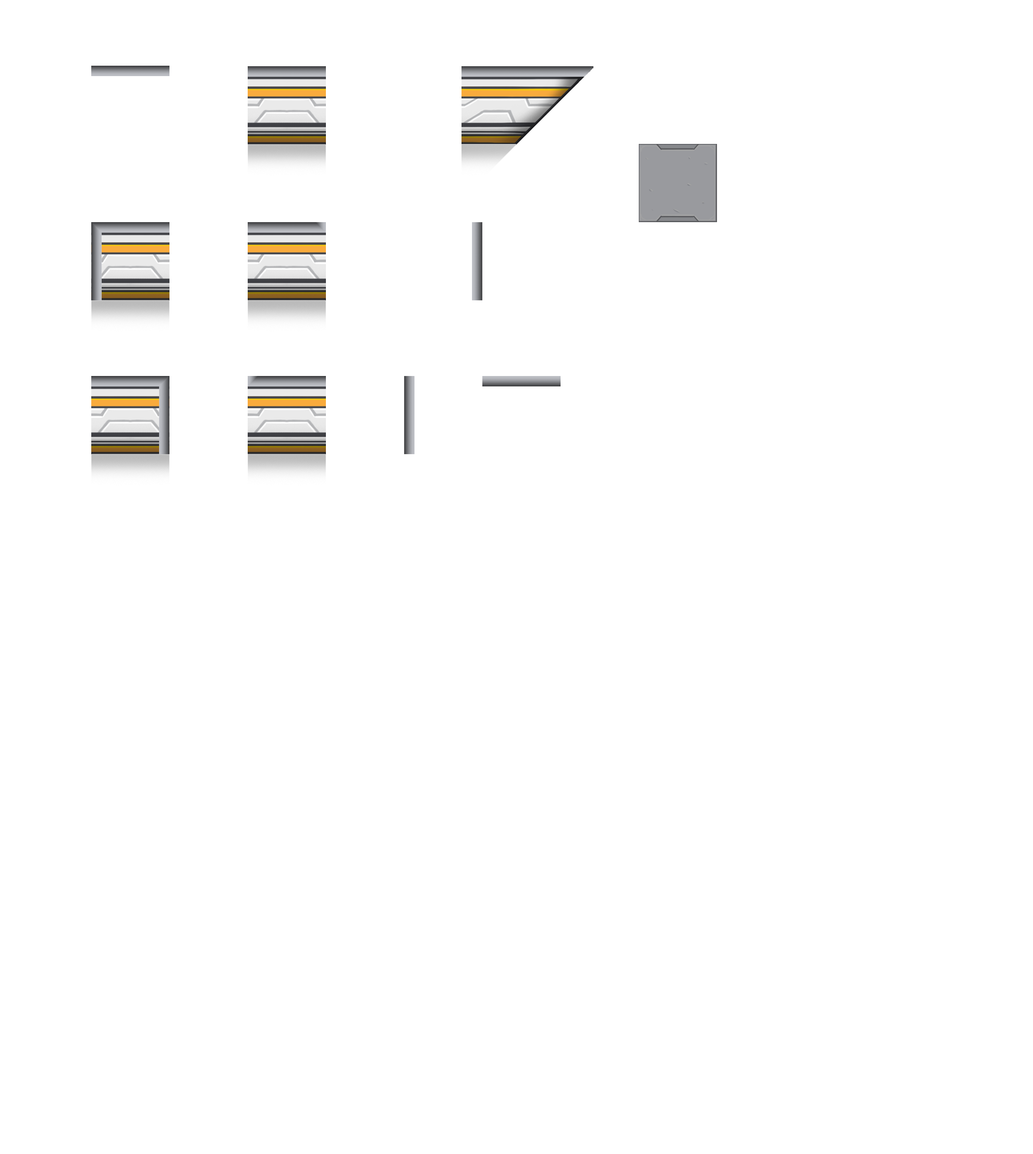
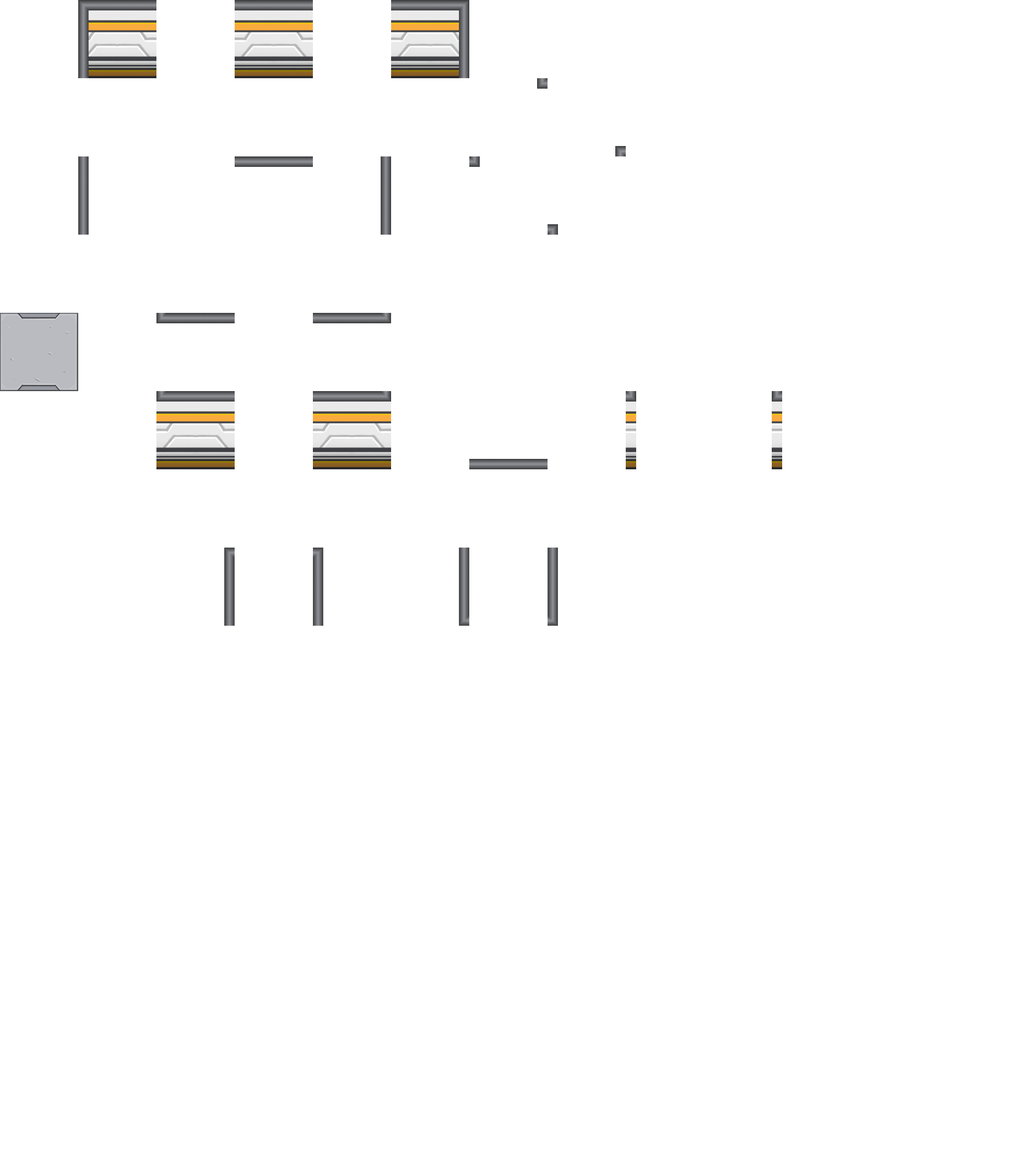
Layer changes from the first 1033×1154 image to the second:
removed group "Group 1" (10 layers) over (91, 65, 594, 483)
removed layer "Edge" from group "Group 1" over (461, 66, 594, 172)
removed layer "Straight Right Side" from group "Group 1" over (91, 375, 170, 483)
removed layer "Straight Left Side" from group "Group 1" over (91, 222, 170, 329)
removed layer "Outline Left" from group "Group 1" over (404, 375, 415, 455)
removed layer "Outline Right" from group "Group 1" over (471, 222, 483, 301)
removed layer "Outline Bottom" from group "Group 1" over (482, 375, 561, 387)
added layer "Outline R" above "Outline L" over (380, 156, 391, 235)
renamed "Straight" to "Outline T", moved it out of group "Group 1", painted on it over (234, 66, 326, 173)
added layer "Outline B" above "Wall TL" over (469, 458, 548, 470)
renamed "Outline" to "Wall TL", moved it out of group "Group 1", painted on it over (78, 0, 170, 79)
removed layer "Straight Left" from group "Group 1" over (247, 222, 326, 329)
removed layer "Straight Right" from group "Group 1" over (247, 375, 326, 483)
added layer "Wall TR" above "Outline Corner R" over (390, 0, 470, 79)
added layer "Outline Corner R" above "Pasted Layer copy" over (312, 312, 391, 324)
added layer "Pasted Layer copy" above "Pasted Layer copy #2" over (312, 547, 324, 626)
added layer "Pasted Layer copy #1" above "Pasted Layer" over (458, 547, 470, 626)
added layer "Outline Corner L" above "Pasted Layer #2" over (156, 312, 235, 324)
added layer "Pasted Layer #2" above "Pasted Layer #1" over (771, 390, 782, 470)
added layer "Pasted Layer #1" above "Wall BR" over (625, 390, 636, 470)
added layer "Wall BR" above "Wall BL" over (312, 390, 391, 470)
added layer "Wall BL" above "Wall" over (156, 390, 235, 470)
added layer "Wall" above "Floor" over (234, 0, 313, 79)
painted on "Floor" over (0, 143, 717, 391)
…and 7 more changes (7 added)
